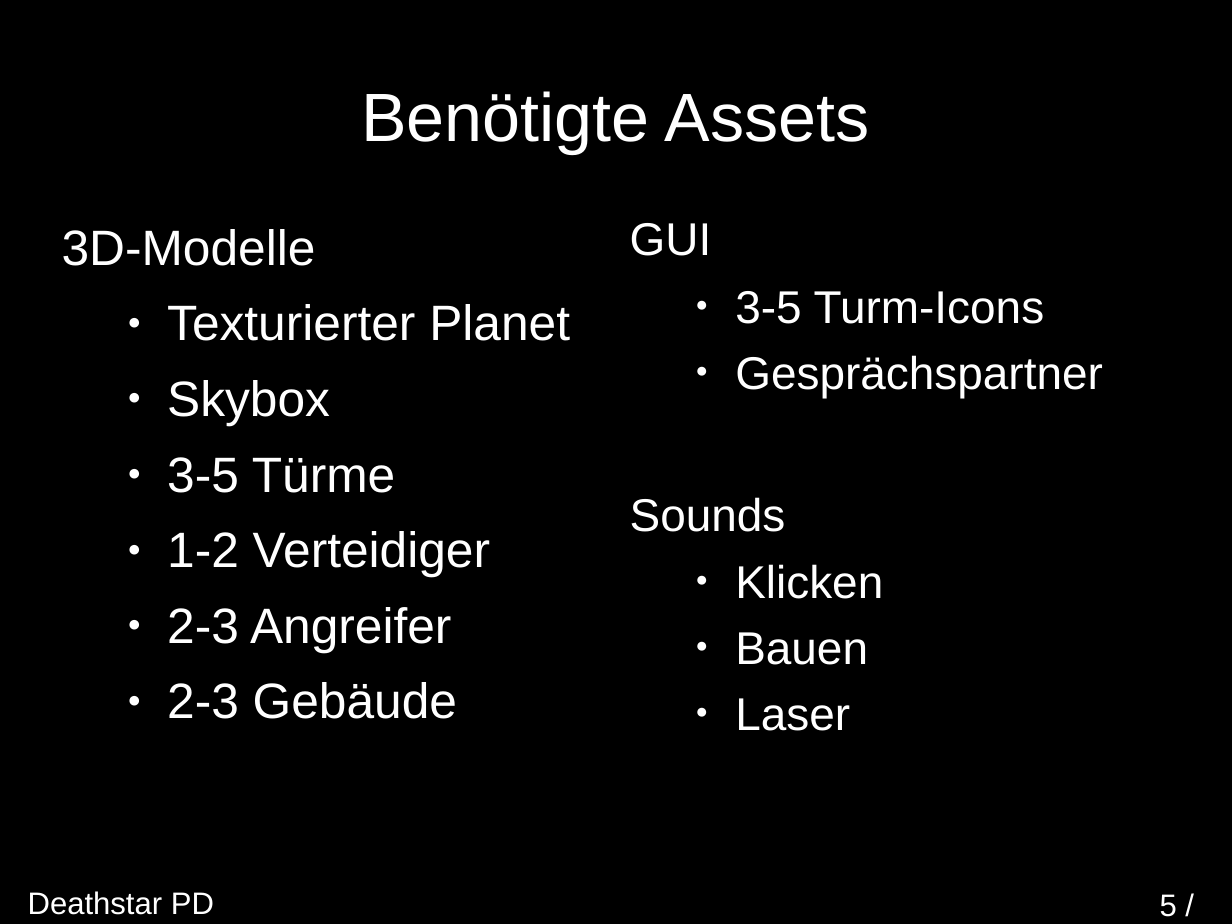
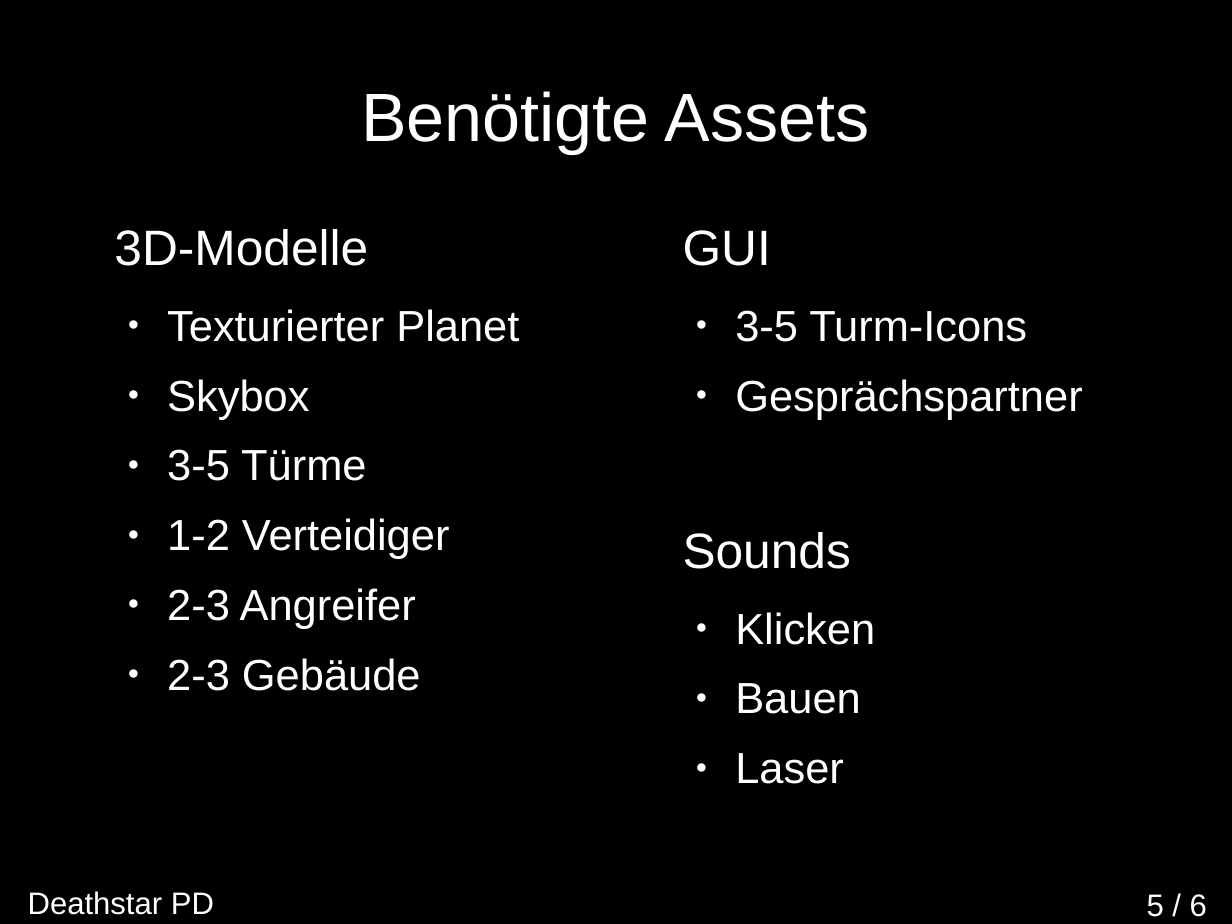
Before and after one commit to Istador/Death-Star-PD, a slide deck: slide 5 of Dokumentation/Konzeption/Konzeptpraesentation.odp. Drawn at 1232x924 pixels with LibreOffice and Linux fonts; fonts in the diff are those of the drawing. Boxes give left, top, right and bottom in pixels: in the first picture for what was removed or moved away, otherwise in the second. Text is boxed around its words. In the diff, an @@ line names an element or a change of style, - is before the commit and + after.

```diff
--- a/Dokumentation/Konzeption/Konzeptpraesentation.odp
+++ b/Dokumentation/Konzeption/Konzeptpraesentation.odp
@@ text "3D-Modelle" at [114,229,519,691]: size 32 to 28 pt in "Texturierter Planet", "Skybox", "3-5 Türme", "1-2 Verteidiger" and 2 more places; indent changed; line spacing 0.9 to 1; less space between paragraphs @@
@@ text "GUI" at [683,230,1082,784]: size 29.6 to 32 pt in "GUI", "Sounds"; size 29.6 to 28 pt in "3-5 Turm-Icons", "Gesprächspartner", "Klicken", "Bauen" and 1 more places; indent changed; line spacing 0.9 to 1; line spacing 0.8 to 1; less space between paragraphs @@
@@ page number at [1147,894,1207,917]: text changed @@
-5 /
+5 / 6
```
Also in this commit, not shown: 4 other slides changed, 1 other file.
